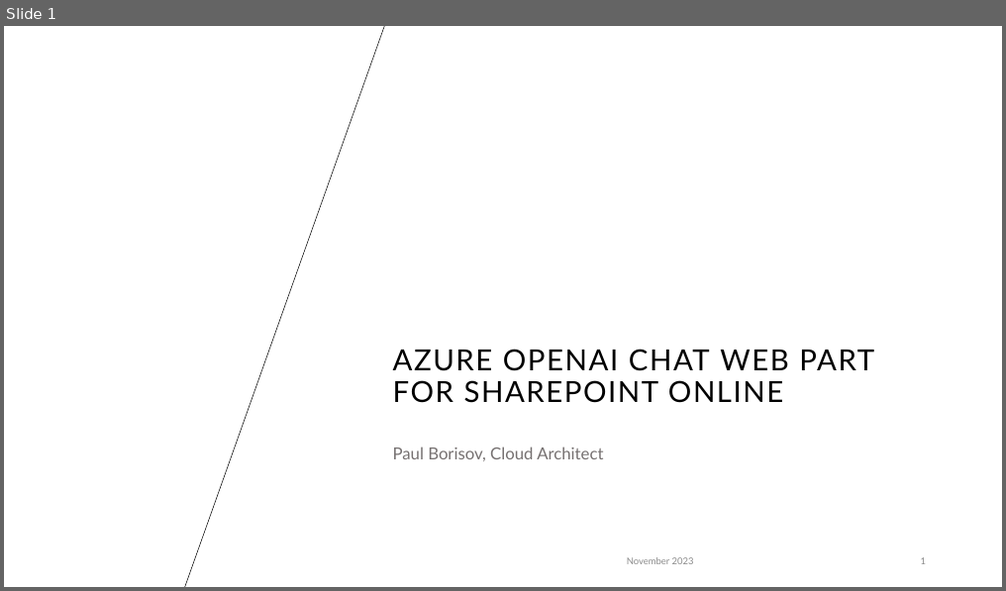
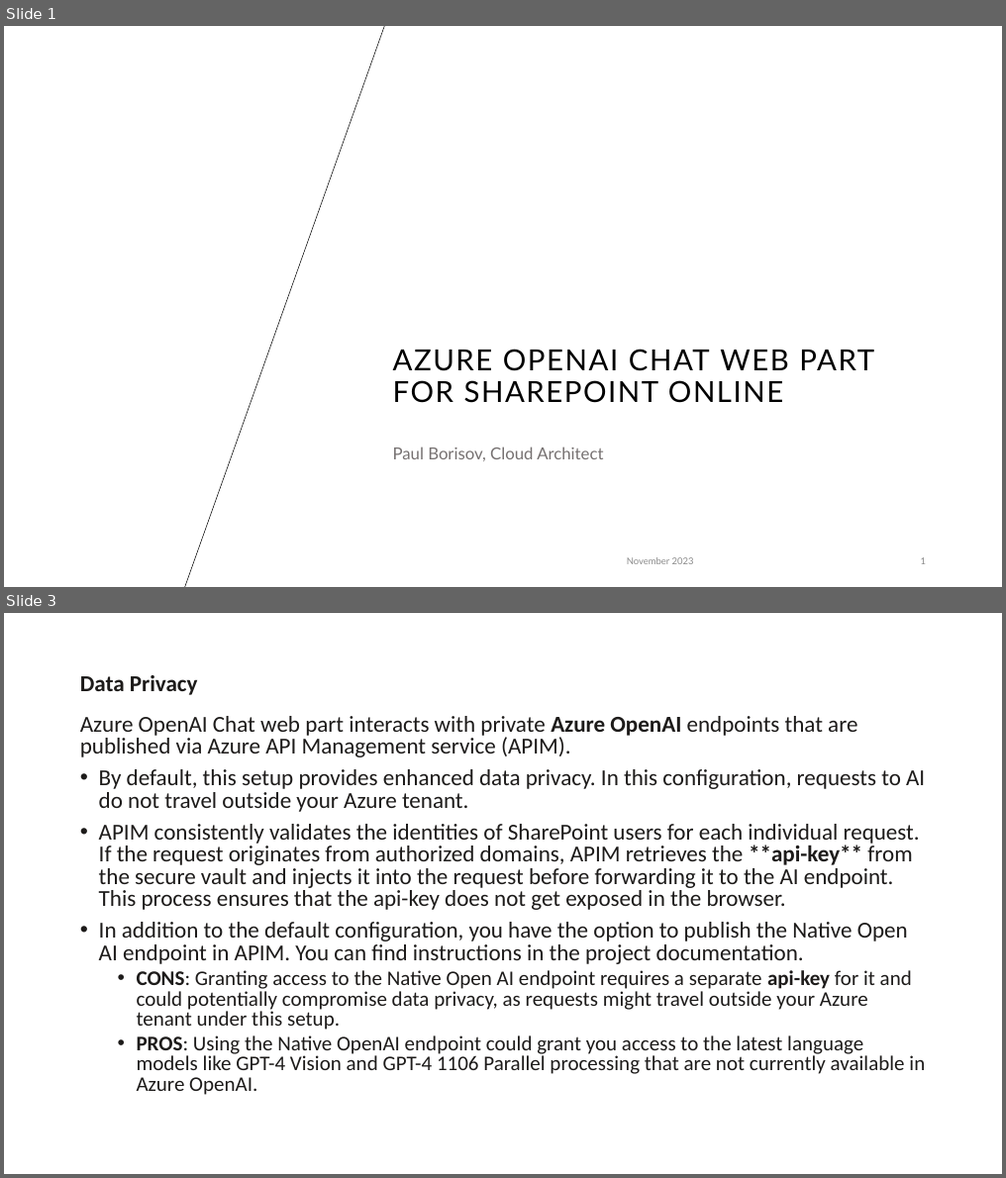
Before and after one commit to Paul-Borisov/react-azure-open-ai-chat-web-part-spfx, a slide deck: docs/azure-openai-chat-web-part-presentation.pptx. Shown one above the other, each under a label of ours: slide 1 before the commit, slides 1 and 3 after it; the slides between them are not shown. The pictures are 1006x591 and 1006x1178 pixels, drawn with LibreOffice and Linux fonts; fonts in the diff are those of the drawing; background and template pictures are left out. Boxes give left, top, right and bottom in pixels: in the first picture for what was removed or moved away, otherwise in the second. Text is boxed around its words. In the diff, an @@ line names an element or a change of style, - is before the commit and + after.

Commit message:
Documentation

```diff
--- a/docs/azure-openai-chat-web-part-presentation.pptx
+++ b/docs/azure-openai-chat-web-part-presentation.pptx
@@ slide 3 added at [4,613,1002,1174], background #FFFFFF @@
@@ title added at [80,675,198,695], 22 pt, text #1D1B1A, bold @@
+Data Privacy
@@ text added at [80,716,925,1095], 22 pt, text #1D1B1A @@
+Azure OpenAI Chat web part interacts with private Azure OpenAI endpoints that are published via Azure API Management service (APIM).
+• By default, this setup provides enhanced data privacy. In this configuration, requests to AI do not travel outside your Azure tenant.
+• APIM consistently validates the identities of SharePoint users for each individual request. If the request originates from authorized domains, APIM retrieves the **api-key** from the secure vault and injects it into the request before forwarding it to the AI endpoint. This process ensures that the api-key does not get exposed in the browser.
+• In addition to the default configuration, you have the option to publish the Native Open AI endpoint in APIM. You can find instructions in the project documentation.
+  • CONS: Granting access to the Native Open AI endpoint requires a separate api-key for it and could potentially compromise data privacy, as requests might travel outside your Azure tenant under this setup.
+  • PROS: Using the Native OpenAI endpoint could grant you access to the latest language models like GPT-4 Vision and GPT-4 1106 Parallel processing that are not currently available in Azure OpenAI.
```
Also in this commit, not shown: 10 slides changed, 2 other files.
